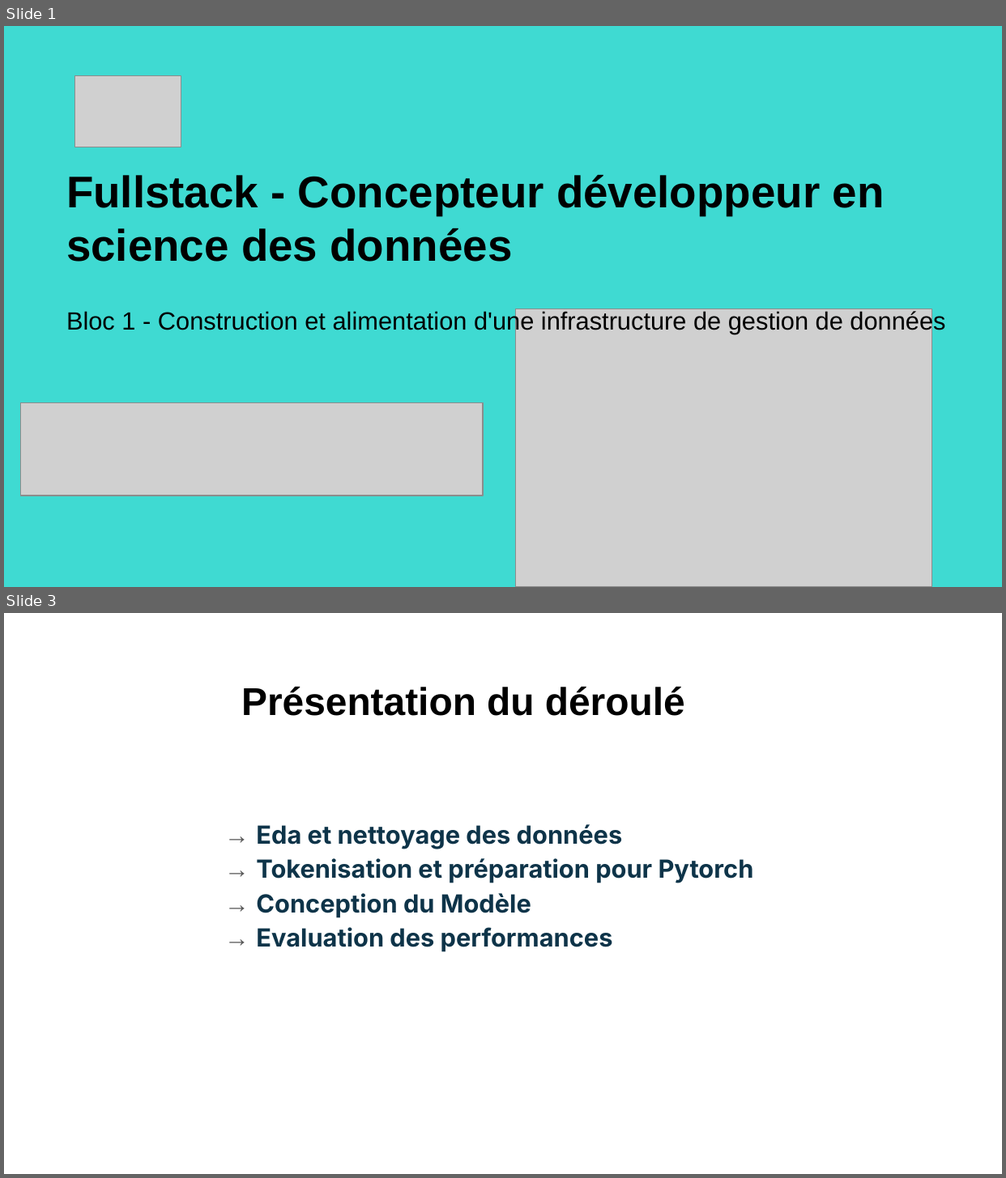
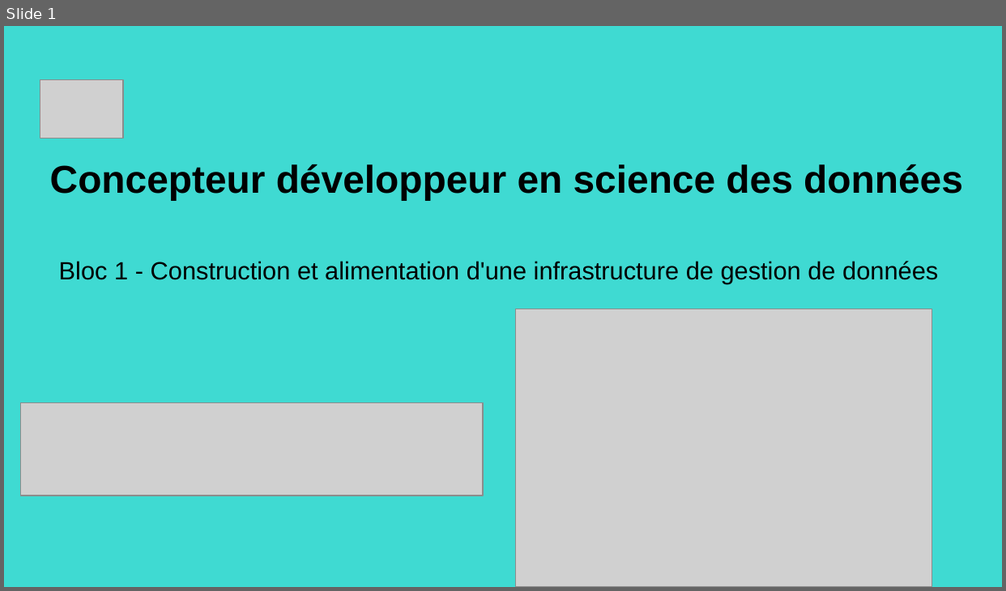
Before and after one commit to Nath-data13/DSFS_certif_2025, a slide deck: Bloc1/bloc1_kayak.pptx. Shown one above the other, each under a label of ours: slides 1 and 3 before the commit, slide 1 after it; the slides between them are not shown. The pictures are 1006x1178 and 1006x591 pixels, drawn with LibreOffice and Linux fonts; fonts in the diff are those of the drawing; grey boxes stand for pictures. Boxes give left, top, right and bottom in pixels: in the first picture for what was removed or moved away, otherwise in the second. Text is boxed around its words. In the diff, an @@ line names an element or a change of style, - is before the commit and + after.

```diff
--- a/Bloc1/bloc1_kayak.pptx
+++ b/Bloc1/bloc1_kayak.pptx
@@ slide 3 removed at (x1=4, y1=613, x2=1002, y2=1174), background #FFFFFF @@
@@ title removed at (x1=241, y1=687, x2=685, y2=716) @@
-Présentation du déroulé
@@ text removed at (x1=256, y1=824, x2=754, y2=952) @@
-→ Eda et nettoyage des données
-→ Tokenisation et préparation pour Pytorch
-→ Conception du Modèle
-→ Evaluation des performances
@@ slide 1 changed as well @@
@@ picture resized from (x1=74, y1=76, x2=181, y2=147) to (x1=40, y1=80, x2=123, y2=139) @@
@@ title at (x1=50, y1=165, x2=963, y2=200): text changed; size 32 to 28 pt @@
-Fullstack - Concepteur développeur en science des données
+Concepteur développeur en science des données
@@ title "Bloc 1 - Construction et ..." moved from (x1=66, y1=310, x2=945, y2=335) to (x1=59, y1=261, x2=938, y2=284) @@
```
Also in this commit, not shown: 1 other slide changed, 9 slides added, 5 other slides removed, 2 other files.
